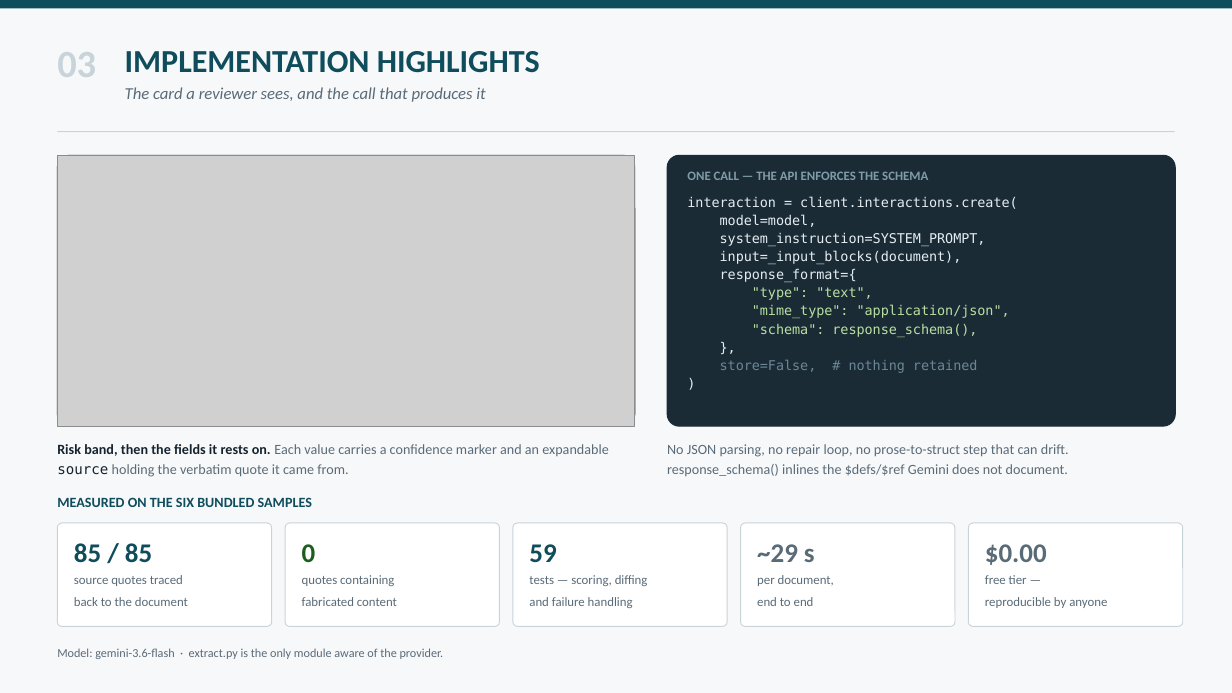
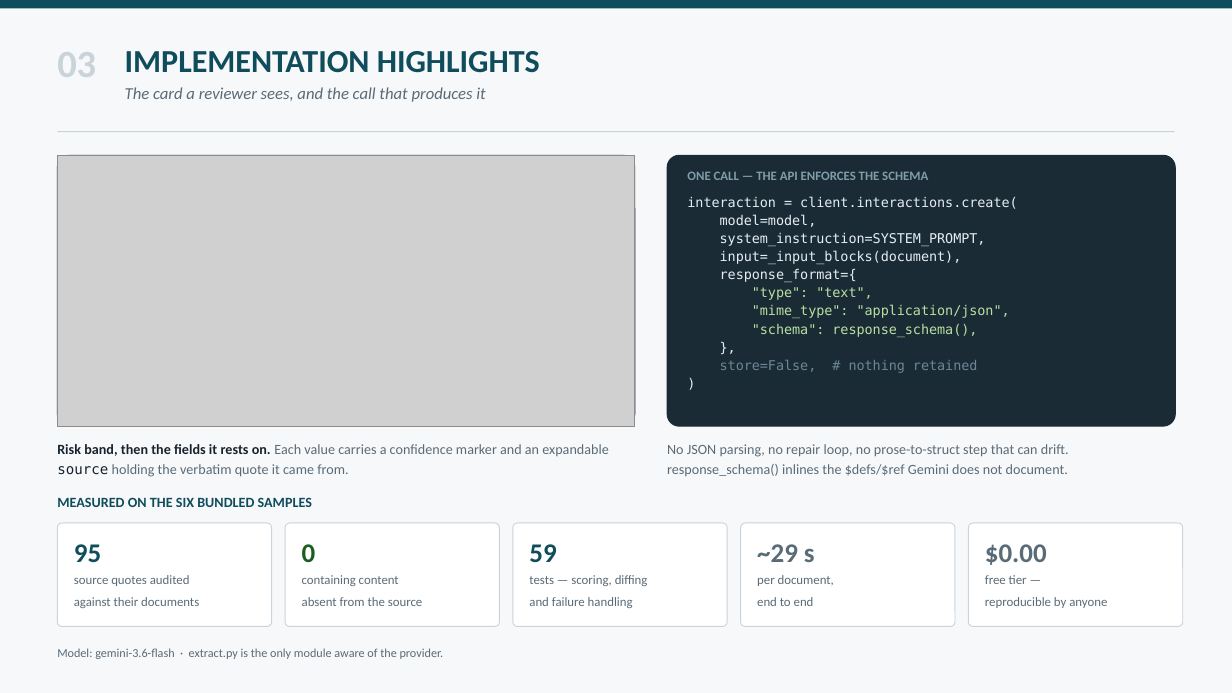
Before and after one commit to anushkavb4/clinical-document-intelligence-hub, a slide deck: slide 3 of Clinical_Document_Intelligence_Hub_deck.pptx. Drawn at 1232x693 pixels with LibreOffice and Linux fonts; fonts in the diff are those of the drawing; grey boxes stand for pictures. Boxes give left, top, right and bottom in pixels: in the first picture for what was removed or moved away, otherwise in the second. Text is boxed around its words. In the diff, an @@ line names an element or a change of style, - is before the commit and + after.

```diff
--- a/Clinical_Document_Intelligence_Hub_deck.pptx
+++ b/Clinical_Document_Intelligence_Hub_deck.pptx
@@ text at <box>74,544,199,608</box>: text changed @@
-85 / 85
-source quotes traced
-back to the document
+95
+source quotes audited
+against their documents
@@ text at <box>302,575,423,606</box>: text changed @@
-quotes containing
-fabricated content
+containing content
+absent from the source
```
Also in this commit, not shown: 4 other files.
